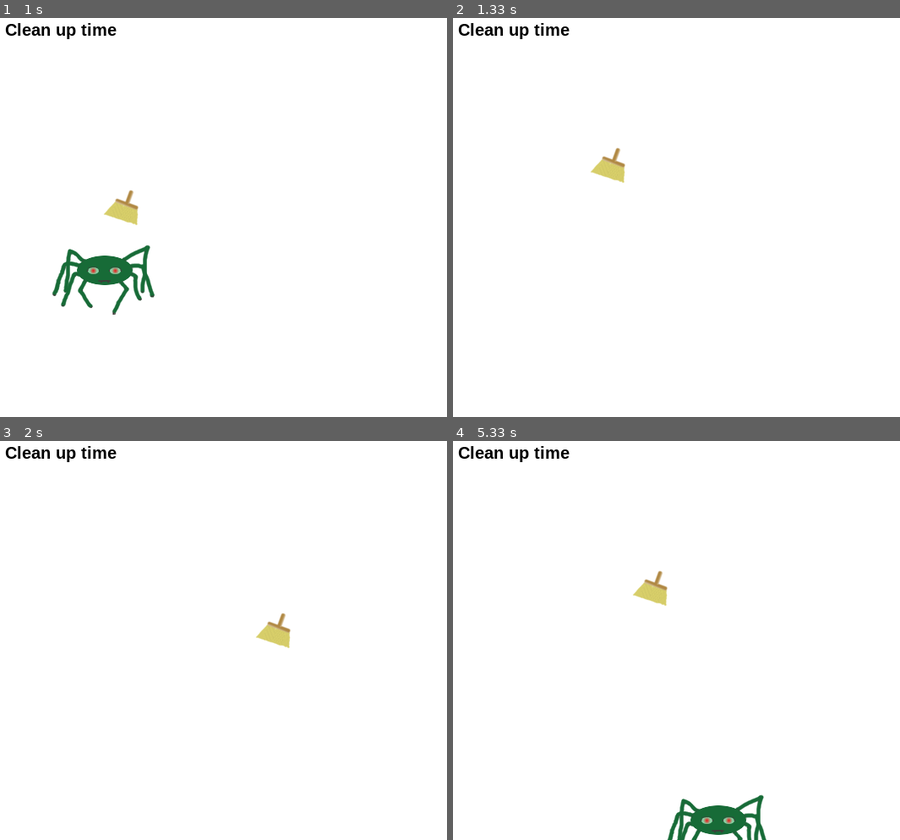
Above: before the commit, frames 1-4 (two rows, left to right).
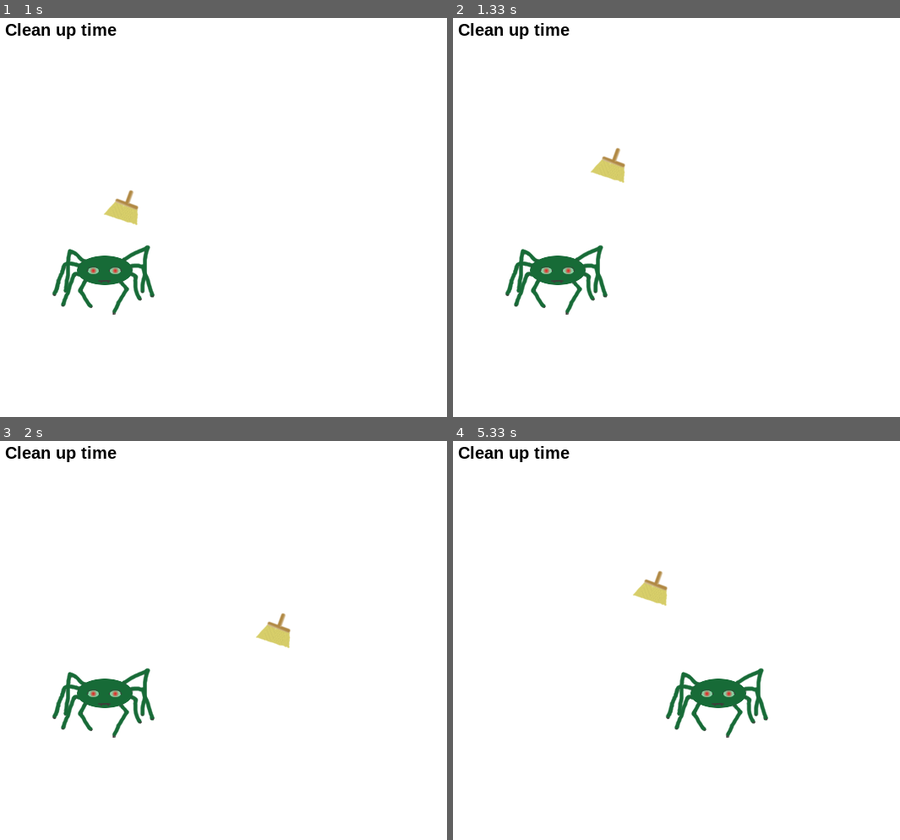
Above: after the commit, the same moments.

Repository: beatriceliang/RustyHeart
Game: pygame game, started from rustyplay.py
The game is run twice, just before and just after one commit, with the same random seed, the same clock (stepped at 60 frames per second) and the same inputs. The source is Python 2; it was converted automatically to run under Python 3.
Inputs:
- Up to frame 1 (1 s): tap Space at 0.33 s; hold Right from 0.67 s (still down)
- Up to frame 2 (1.33 s): release Right at 1.13 s; hold Up from 1.17 s (still down)
- Up to frame 3 (2 s): release Up at 1.47 s; hold Right 1.5-1.97 s
- Up to frame 4 (5.33 s): hold Left 2-2.53 s; hold Left 2.57-2.97 s; hold Up 3-3.37 s; tap Space at 3.07, 3.47, 3.77, 4.13, 4.43, 4.63, 4.93, 5.13 s; hold Right 3.4-4.03 s; hold Left 4.07-4.53 s; hold Right 4.57-5.03 s; hold Up from 5.07 s (still down)

Frame 1 is identical in both runs. In frame 2, 1.7% of the frame differs, in the area x 11-35%, y 56-75%; in frame 3, 1.7%; in frame 4, 3.1%, in the area x 47-71%, y 56-100%.

Commit message:
tweaked it a little bit

Diff:
--- a/box.py
+++ b/box.py
@@ -10,6 +10,9 @@
 		self.typeof = typeof
 		self.image = pygame.image.load("box.png").convert_alpha()
 		self.rect = self.image.get_rect()
+		self.originlocation = []
+		self.originlocation.append(location[0])
+		self.originlocation.append(location[1])
 	def canBePicked(self,rus):
 		if(self.typeof=="cardboard"):
 			#if((rus.location[0]<self.location[0]+self.rect.width/2 and rus.location[0]>self.location[0]-self.rect.width/2)):
@@ -31,7 +34,7 @@
 		if(rus.state=="ground"):
 			self.location[1] = self.location[1]
 		else:
-			self.location[1] = self.location[1]+50
+			self.location[1] = self.originlocation[1]
 	def stayOnGround(self):
 		self.location[0] = self.location[0]
 		self.location[1] = self.location[1]
@@ -43,4 +46,4 @@
 			self.pickup(rus)
 		if(self.picked=="dropped"):
 			self.drop(rus)
-		#self.picked = "ground"
+			self.picked = "ground"
